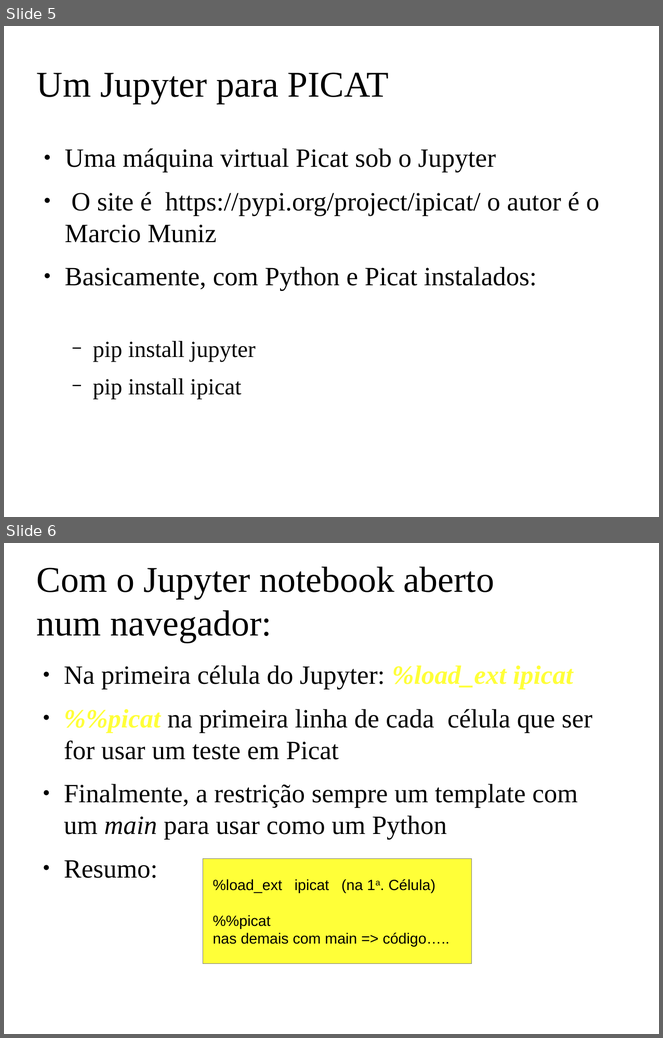
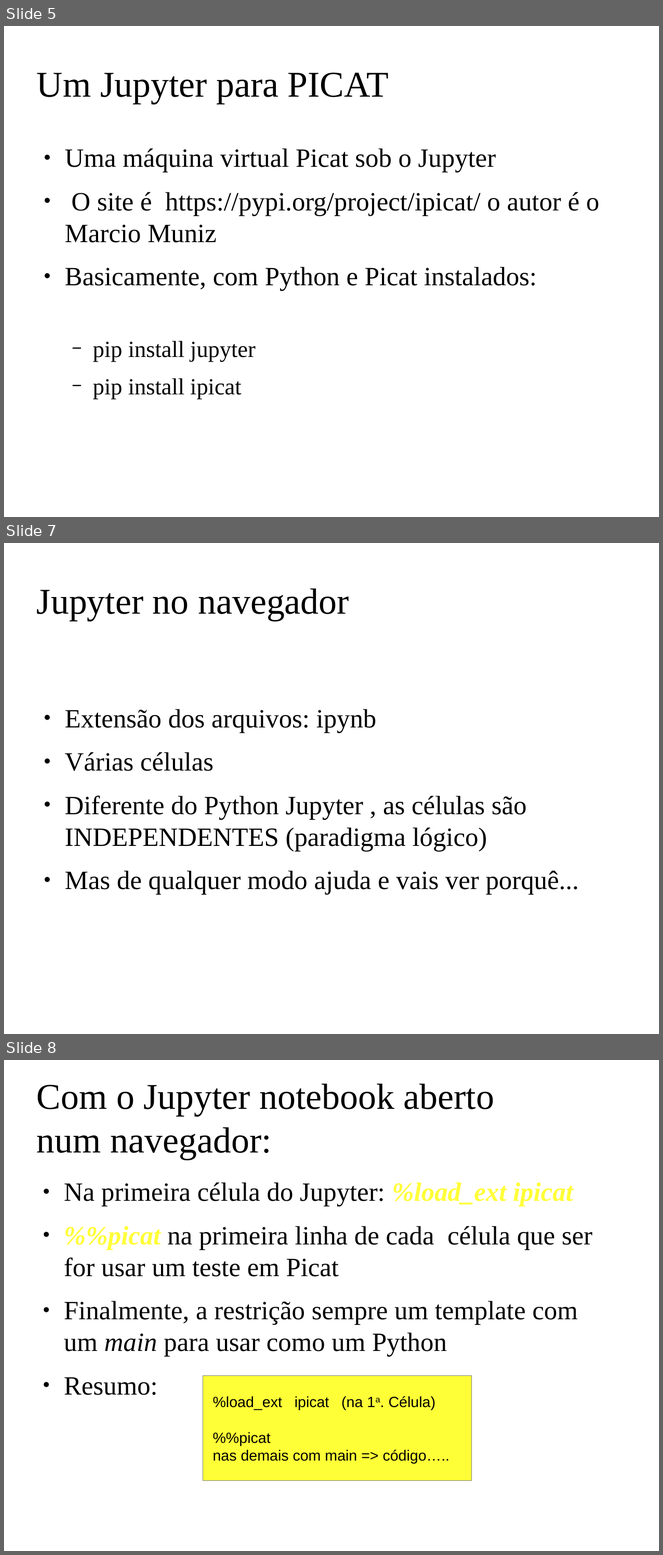
Before and after one commit to claudiosa/CCS, a slide deck: picat/YOUTUBE_dfs_jupyter_picat/slides_picat_jupyter_dfs.odp. Shown one above the other, each under a label of ours: slides 5 and 6 before the commit, slides 5, 7 and 8 after it; the slides between them are not shown. The pictures are 663x1038 and 663x1555 pixels, drawn with LibreOffice and Linux fonts; fonts in the diff are those of the drawing; background and template pictures are left out. Boxes give left, top, right and bottom in pixels: in the first picture for what was removed or moved away, otherwise in the second. Text is boxed around its words. In the diff, an @@ line names an element or a change of style, - is before the commit and + after.

```diff
--- a/picat/YOUTUBE_dfs_jupyter_picat/slides_picat_jupyter_dfs.odp
+++ b/picat/YOUTUBE_dfs_jupyter_picat/slides_picat_jupyter_dfs.odp
@@ slide 7 added at <box>4,543,659,1034</box>, background picture (left out) @@
@@ title added at <box>37,588,349,621</box>, 44 pt, text #000000 @@
+Jupyter no navegador
@@ text added at <box>65,709,579,895</box>, 32 pt, text #000000 @@
+● Extensão dos arquivos: ipynb
+● Várias células
+● Diferente do Python Jupyter , as células são INDEPENDENTES (paradigma lógico)
+● Mas de qualquer modo ajuda e vais ver porquê...
@@ what was slide 6 is now slide 8 @@
```
Also in this commit, not shown: 2 slides changed, 1 other slide added, 10 other files.
